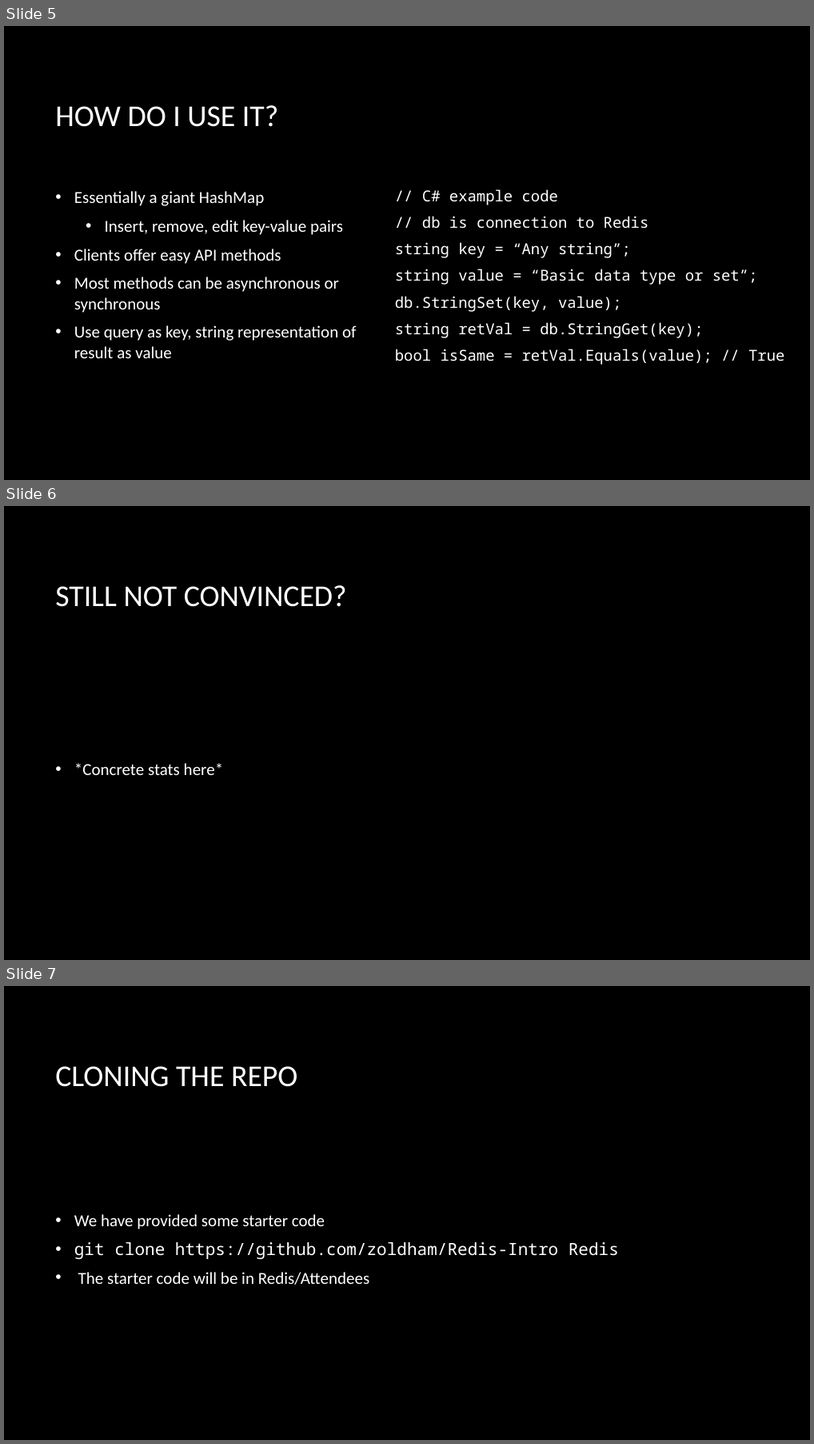
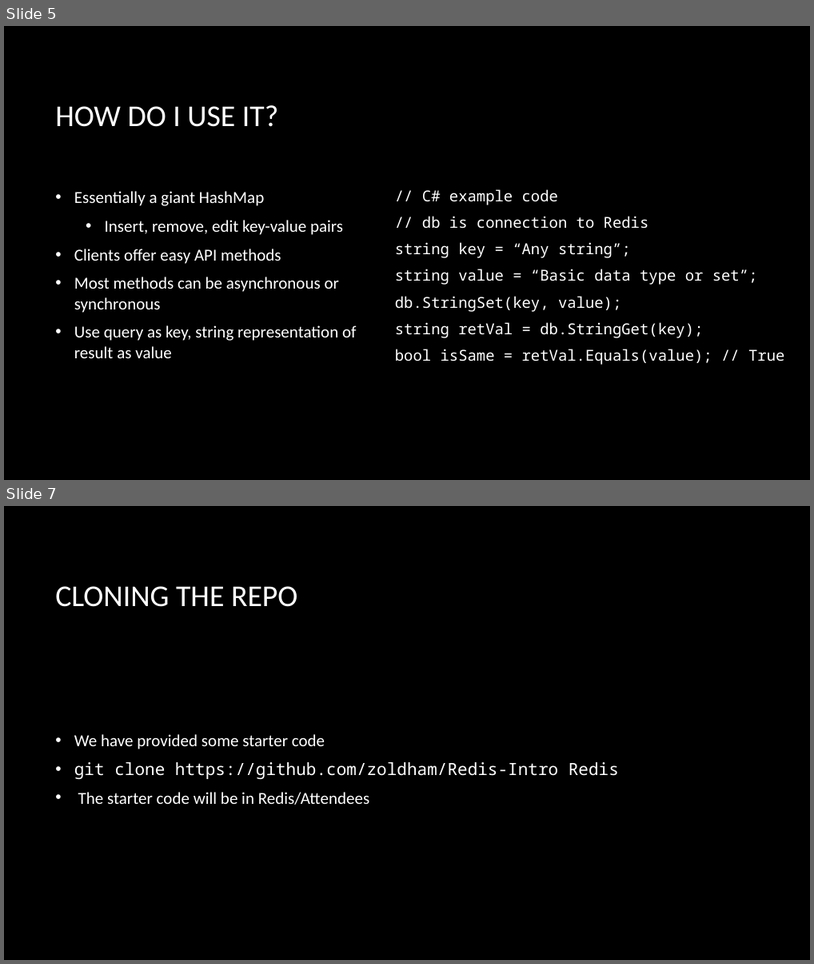
Before and after one commit to zoldham/Redis-Intro, a slide deck: Presenters/Presentation.pptx. Shown one above the other, each under a label of ours: slides 5, 6 and 7 before the commit, slides 5 and 7 after it; the slides between them are not shown. The pictures are 814x1444 and 814x964 pixels, drawn with LibreOffice and Linux fonts; fonts in the diff are those of the drawing; background and template pictures are left out. Boxes give left, top, right and bottom in pixels: in the first picture for what was removed or moved away, otherwise in the second. Text is boxed around its words. In the diff, an @@ line names an element or a change of style, - is before the commit and + after.

```diff
--- a/Presenters/Presentation.pptx
+++ b/Presenters/Presentation.pptx
@@ slide 6 removed at box(4, 506, 810, 960), background picture (left out) @@
@@ title removed at box(55, 585, 347, 607) @@
-STILL NOT CONVINCED?
@@ text removed at box(74, 763, 223, 775) @@
-• *Concrete stats here*
```
Also in this commit, not shown: 2 slides changed, 1 slide added.
